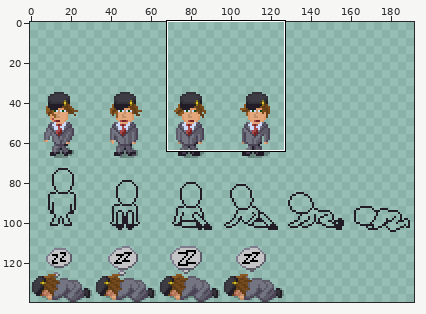
Sprite sheet, stored at src/game/sprites/data/cfe-reb-drunk.png. The first picture is a wide view before the edit; the outline marks the close-up.
Close-up. Before the edit:
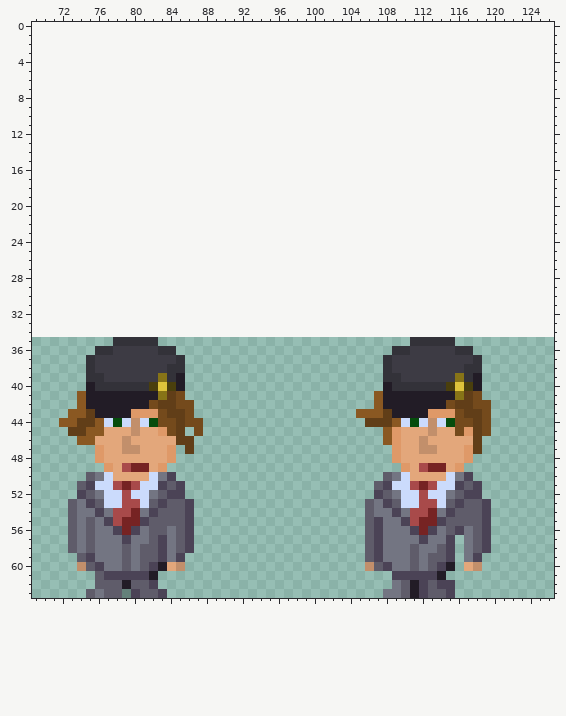
The file is 192x105 pixels. Colours within 5 levels of each other are drawn and written as one. Shown: x 69..126, y 0..63. The old version is drawn lined up with the new one, on the new canvas. The commit also changed other parts of the picture, which this record leaves out.
After:
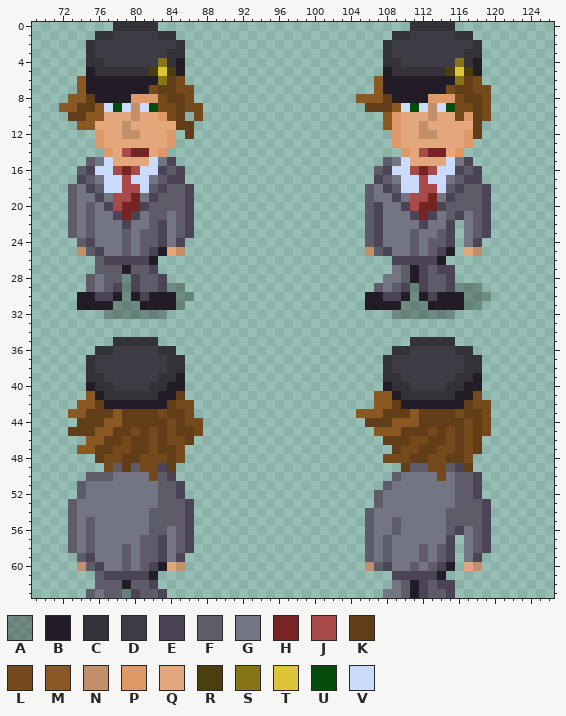
Palette (. is transparent): A #00000046  B #221c26  C #333239  D #3d3b44  E #4b4356  F #5f5c6a  G #737582  H #762323  J #a84a4a  K #613e18  L #744a1c  M #8a5822  N #c28f6b  P #df9968  Q #e3a77b  R #4a3f0d  S #877417  T #dec43b  U #054c0c  V #cbdbfc
Changes in this commit:
canvas 192x105 -> 192x140, the old top-left corner now at 0,35
Changed rows in their new state; - is an unchanged pixel.
first column x 72:
 0 ------CCCCC----------------------------CCCCC----
 1 ----CCDDDDDCC------------------------CCDDDDDCC--
 2 ---CDDDDDDDDDC----------------------CDDDDDDDDDC-
 3 ---CDDDDDDDDCC----------------------CDDDDDDDDCC-
 4 ---CCDDDDDDSCB----------------------CCDDDDDDSCB-
 5 ---BCCCCCCRTRB----------------------BCCCCCCRTRB-
 6 --MBBBBBBBBSKL---------------------MBBBBBBBBSKL-
 7 --MBBBBBBBLKKLL--------------------MBBBBBBBLKKLL
 8 -MMKBBBBPPPLKKL------------------MMMKBBBBPPPLKKL
 9 MMKKMVUVNVULLKLL------------------KKKMVUVNVULLKL
10 -KKMMQQQNQQPLK-L--------------------MPQQQNQQLPKL
11 --MMQQQNQQQQQKK---------------------MPQQNQQQQQK-
12 ----PQQNNQQQP-K----------------------PQQNNQQQPK-
13 ----PQQQQQQQP------------------------PQQQQQQQP--
14 -----PQJHHQP--------------------------PQJHHQP---
15 ---FGVQQQQVGE-----------------------FGVQQQQVGE--
16 --FEVVJHJVVEFE---------------------FEVVJHJVVEFE-
17 --EFGVVJVVGFEE---------------------EFGVVJVVGFEE-
18 -FGEFVVJJVFEFFE-------------------FGEFVVJJVFEFFE
19 -FGGEGJJHGEFFFE-------------------FGGEGJJHGEFFFE
20 -FGFGEJHHEFFFFE-------------------FEGGEJHHEFFFFE
21 -FGFGGEHEGFFGFE-------------------FEGGGEHEGFEGFE
22 -FGFGGGEGGFEGFE-------------------FEGGGGEGGE-GFE
23 -FGFGGGFGFFEGFE-------------------FEGGGFGGFE-GFE
24 --FEGGGFGFFEGE--------------------FEGGGFGFFE-GE-
25 --NFEGGFGFEBQN--------------------NFEGGFGFEB-QN-
26 ----FEEEEEB--------------------------EEEEEB-----
27 ----FFFBFFE--------------------------GFBEFEE----
28 ---FGFFAEFFE------------------------GGFBEFFE----
29 ---FGFEAEFFEAA---------------------FGFEAEFFEAAA-
30 --BBEEBABEBBBAA-------------------BBEEBABEBBBAAA
31 --BBBBAAABBBBA--------------------BBBBAAABBBBAA-
32 -----AAAAAAA-------------------------AAAAAAA----
first column x 72:
37 ------------C--------------------------------C-
39 -----------C--------------------------------C--
40 ------DDDDCCB--------------------------DDDDCCB-
41 --.M-CCCCCCBBK----------------------M-CCCCCCBB-
42 ---MK-----BB------------------------MK-----BB--
43 ----KKMKKKK--------------------------KKMKKKK---
44 ..--KMMKKKKK--------------------------MMKKKKK--
45 ---K-MKKLKLK--K--------------------M-MKKKLKLKL-
46 --.-MKKLKKLKLL----------------------KKKLLKKLKL-
47 --MMKKLLKKLKKL.----------------------KLLKKLLKL-
48 ----KLLKKLLLKL----------------------LLLKKLLKKL-
49 -----LFKFLLEK-------------------------KFFLLFEK-
50 ----FFGGGGLF------------------------.FGGGGLGFFE
51 ---GGGGGGGGF-----------------------.FGGGGGGGF--
52 --FG-GGGGG--F----------------------FG-GGGGG--F-
53 ---GGGGGGGGF----------------------.FGGGGGGGGF--
54 ----G-GGG-F--------------------------G-GGG-F---
55 -----GGGGG-------------------------G-FGGGGG----
56 ------GGG--------------------------G-F-GGG-----
57 -------G-F-------------------------GF---G------
58 -----------------------------------GF--GF------
59 -----------------------------------GF--GFG-----
